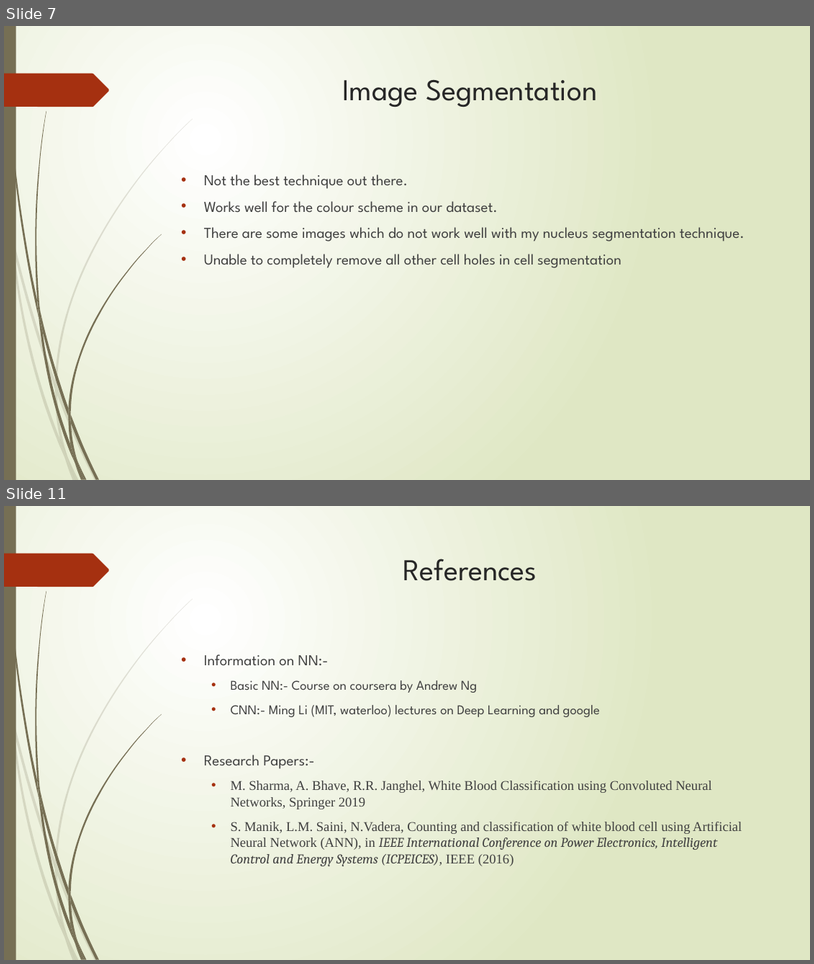
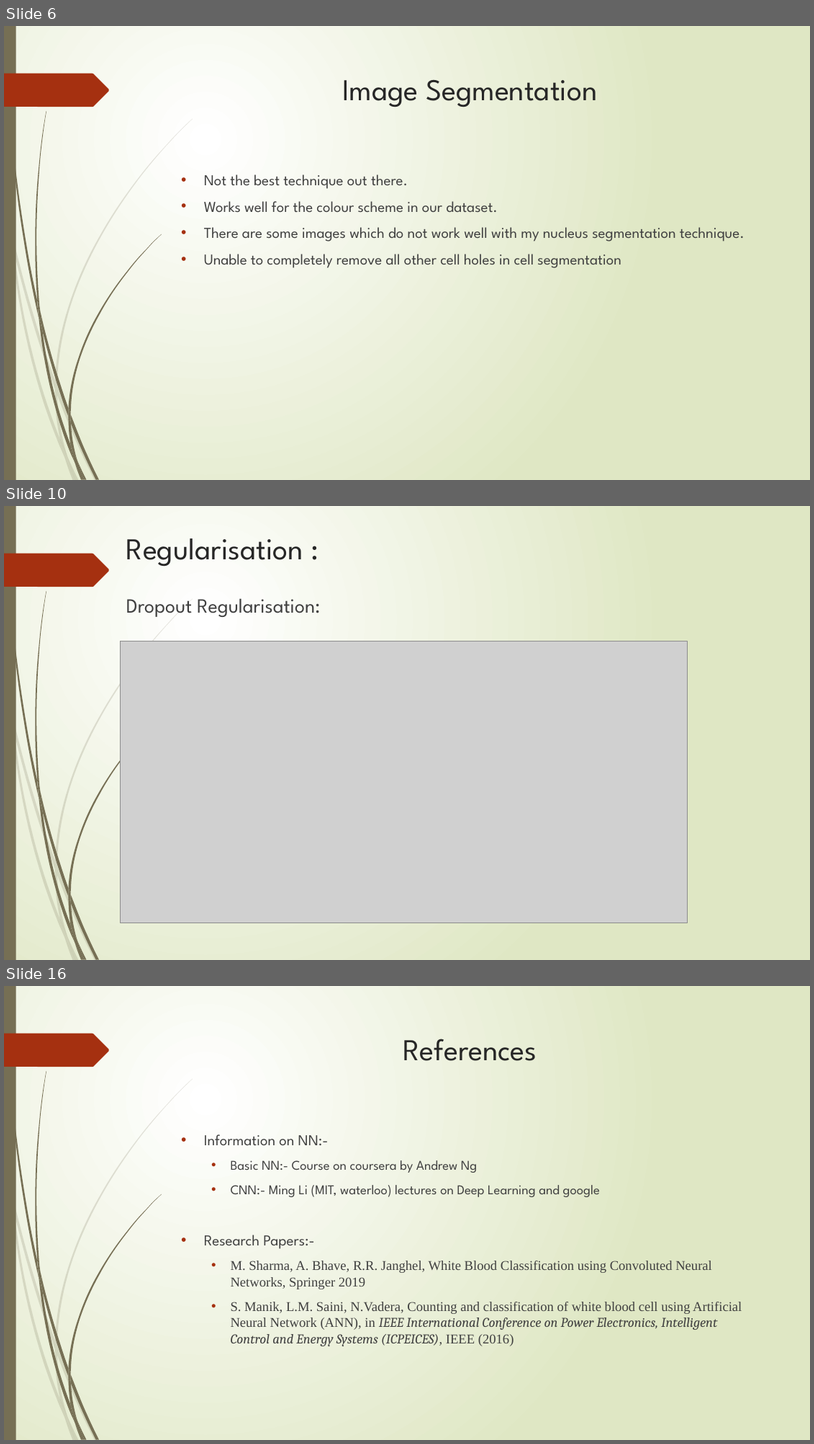
Before and after one commit to ShashankSaumya123/WBC-Classification, a slide deck: Presentation/Project Final.pptx. Shown one above the other, each under a label of ours: slides 7 and 11 before the commit, slides 6, 10 and 16 after it; the slides between them are not shown. The pictures are 814x964 and 814x1444 pixels, drawn with LibreOffice and Linux fonts; fonts in the diff are those of the drawing; grey boxes stand for pictures. Boxes give left, top, right and bottom in pixels: in the first picture for what was removed or moved away, otherwise in the second. Text is boxed around its words. In the diff, an @@ line names an element or a change of style, - is before the commit and + after.

```diff
--- a/Presentation/Project Final.pptx
+++ b/Presentation/Project Final.pptx
@@ slide 10 added at (x1=4, y1=506, x2=810, y2=960), background gradient #FFFFFF to #DFE8C4; not listed: 24 template elements that a slide beside it also shows @@
@@ title added at (x1=126, y1=538, x2=304, y2=566), 36 pt, text #262626 @@
+Regularisation :
@@ text added at (x1=126, y1=598, x2=320, y2=617), 24 pt, text #404040 @@
+Dropout Regularisation:
@@ picture added at (x1=120, y1=641, x2=687, y2=923) @@
@@ what was slide 7 is now slide 6 @@
@@ what was slide 11 is now slide 16 @@
```
Also in this commit, not shown: 4 slides changed, 5 other slides added, 1 slide removed.
